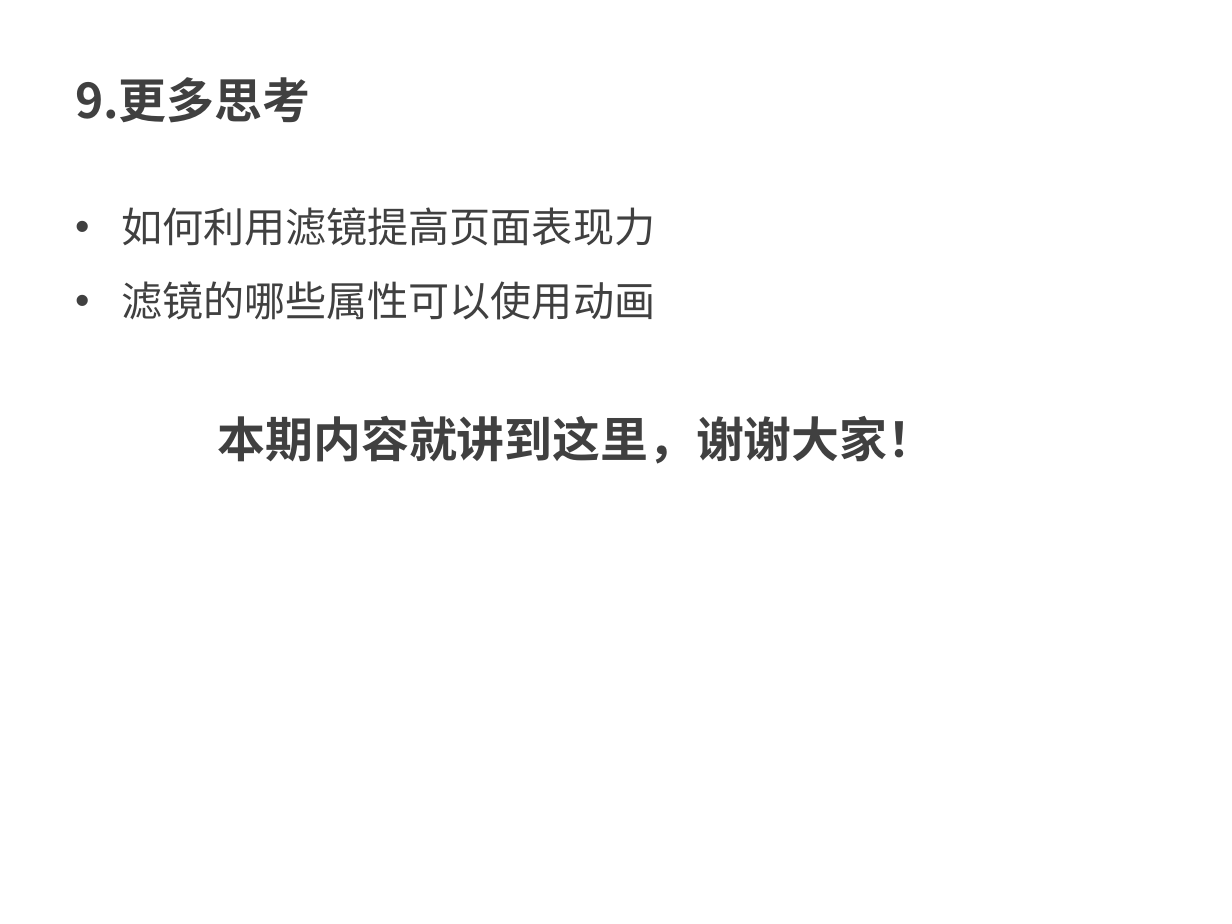
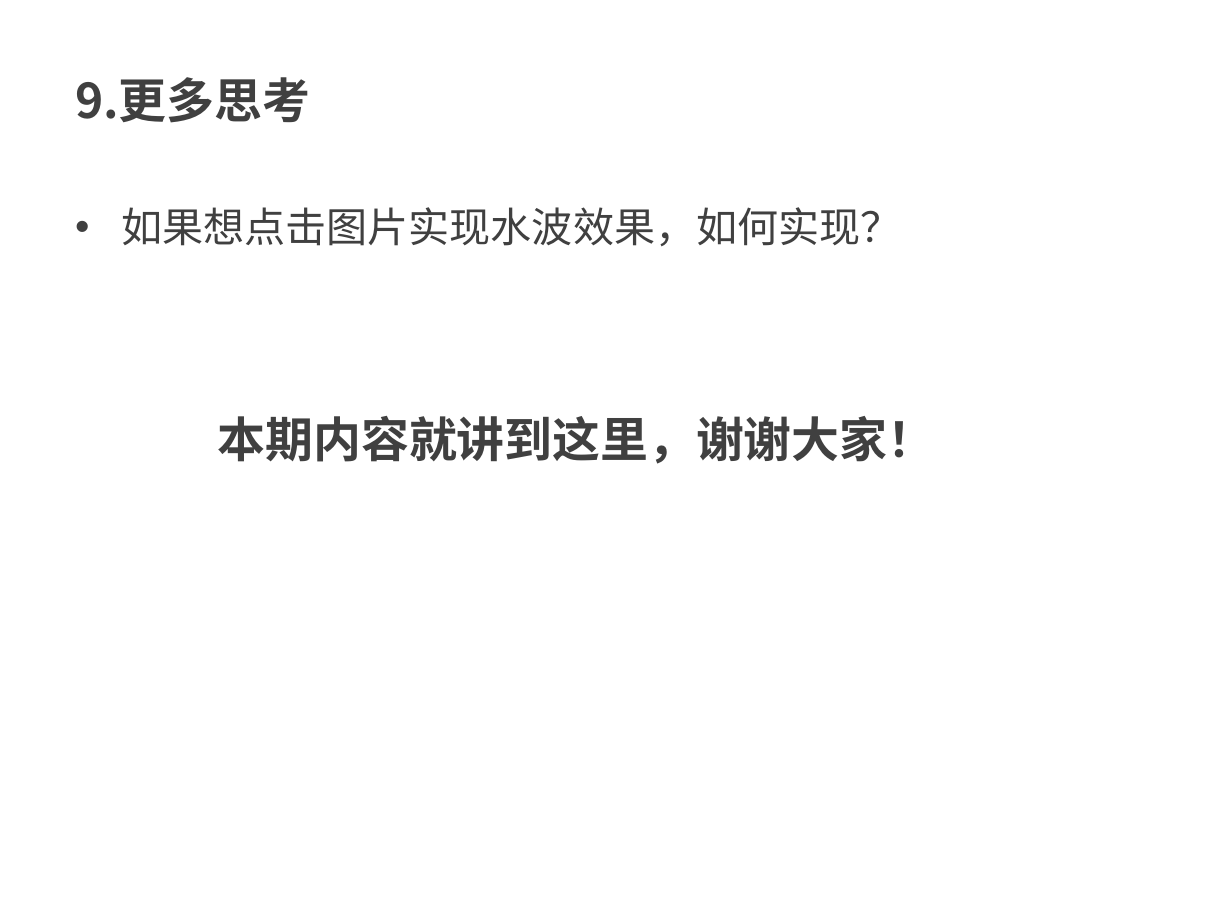
Before and after one commit to kong66/webAni, a slide deck: slide 12 of 15-svg-filter-text-wave/15.pptx (slide 25 before the commit). Drawn at 1232x924 pixels with LibreOffice and Linux fonts; fonts in the diff are those of the drawing. Boxes give left, top, right and bottom in pixels: in the first picture for what was removed or moved away, otherwise in the second. Text is boxed around its words. In the diff, an @@ line names an element or a change of style, - is before the commit and + after.

```diff
--- a/15-svg-filter-text-wave/15.pptx
+++ b/15-svg-filter-text-wave/15.pptx
@@ text at [121,207,901,246]: text changed @@
-• 如何利用滤镜提高页面表现力
-• 滤镜的哪些属性可以使用动画
+• 如果想点击图片实现水波效果，如何实现？
```
Also in this commit, not shown: 1 other slide changed, 9 slides added, 22 slides removed, 4 other files.
